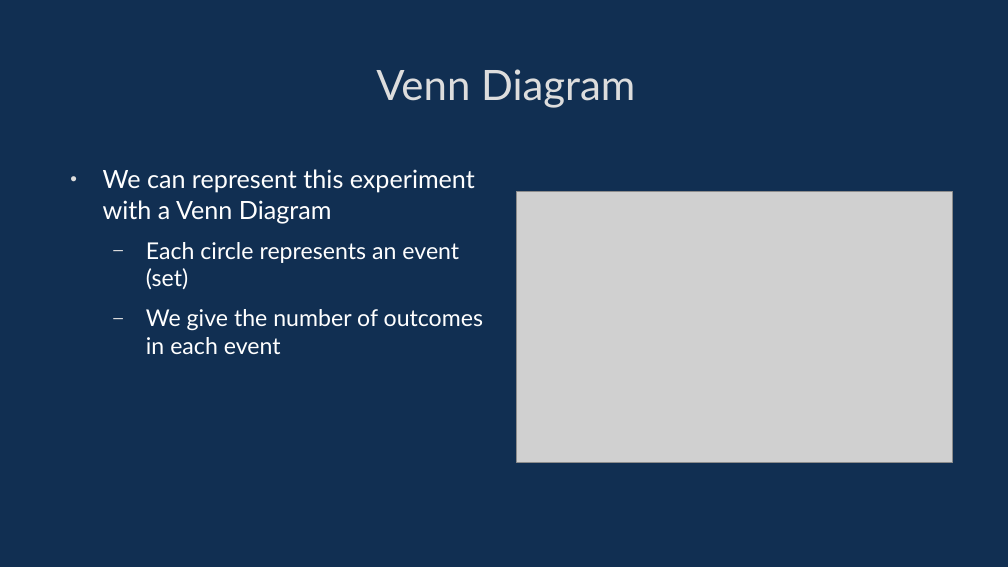
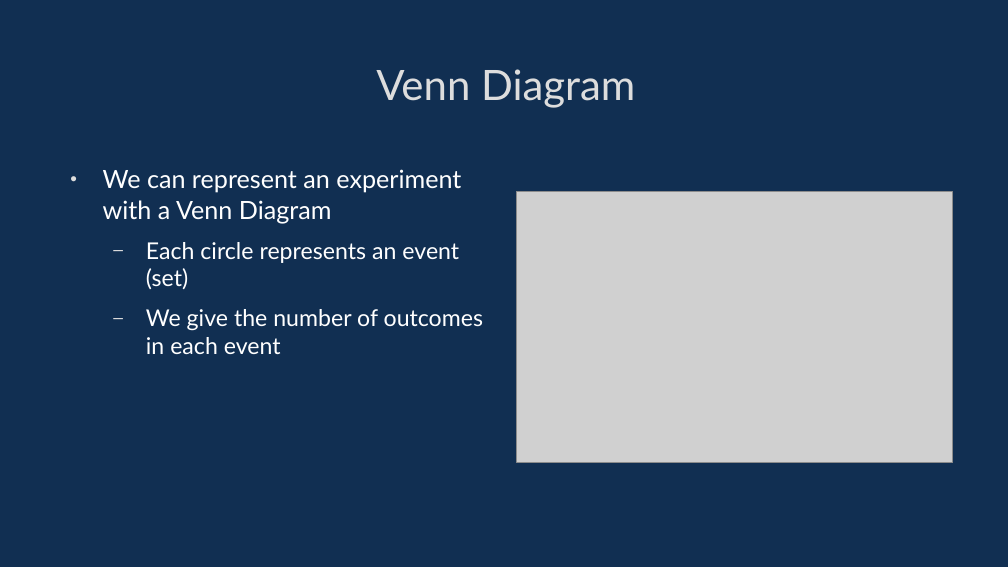
Before and after one commit to davidgundry/maths22-23, a slide deck: slide 11 of slides/maths-10-probability.odp (slide 6 before the commit). Drawn at 1008x567 pixels with LibreOffice and Linux fonts; fonts in the diff are those of the drawing; grey boxes stand for pictures. Boxes give left, top, right and bottom in pixels: in the first picture for what was removed or moved away, otherwise in the second. Text is boxed around its words. In the diff, an @@ line names an element or a change of style, - is before the commit and + after.

```diff
--- a/slides/maths-10-probability.odp
+++ b/slides/maths-10-probability.odp
@@ text at box(103, 169, 461, 223): text changed @@
-• We can represent this experiment with a Venn Diagram
+• We can represent an experiment with a Venn Diagram
```
Also in this commit, not shown: 5 other slides changed, 5 slides added, 19 other files.
